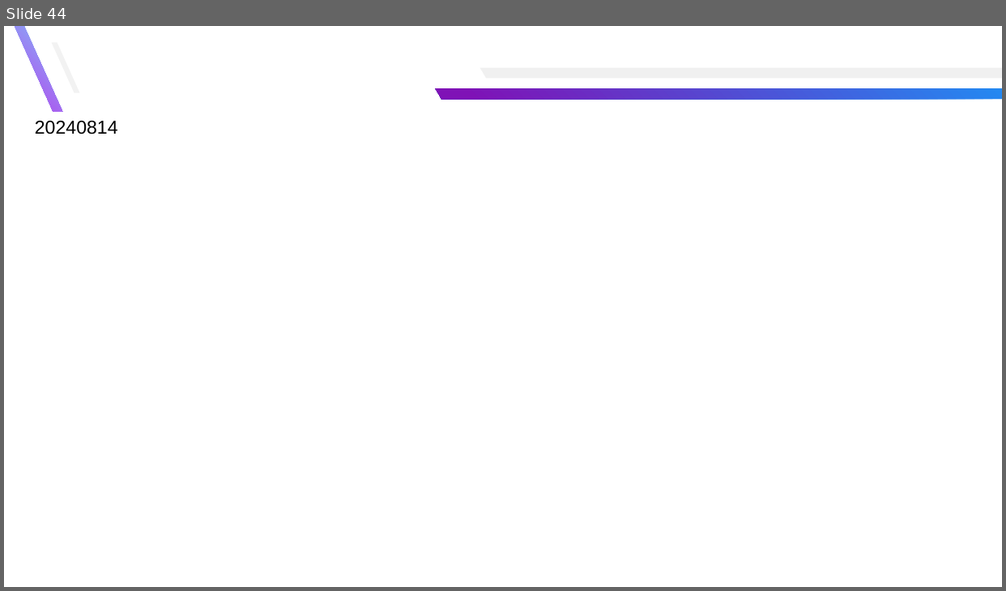
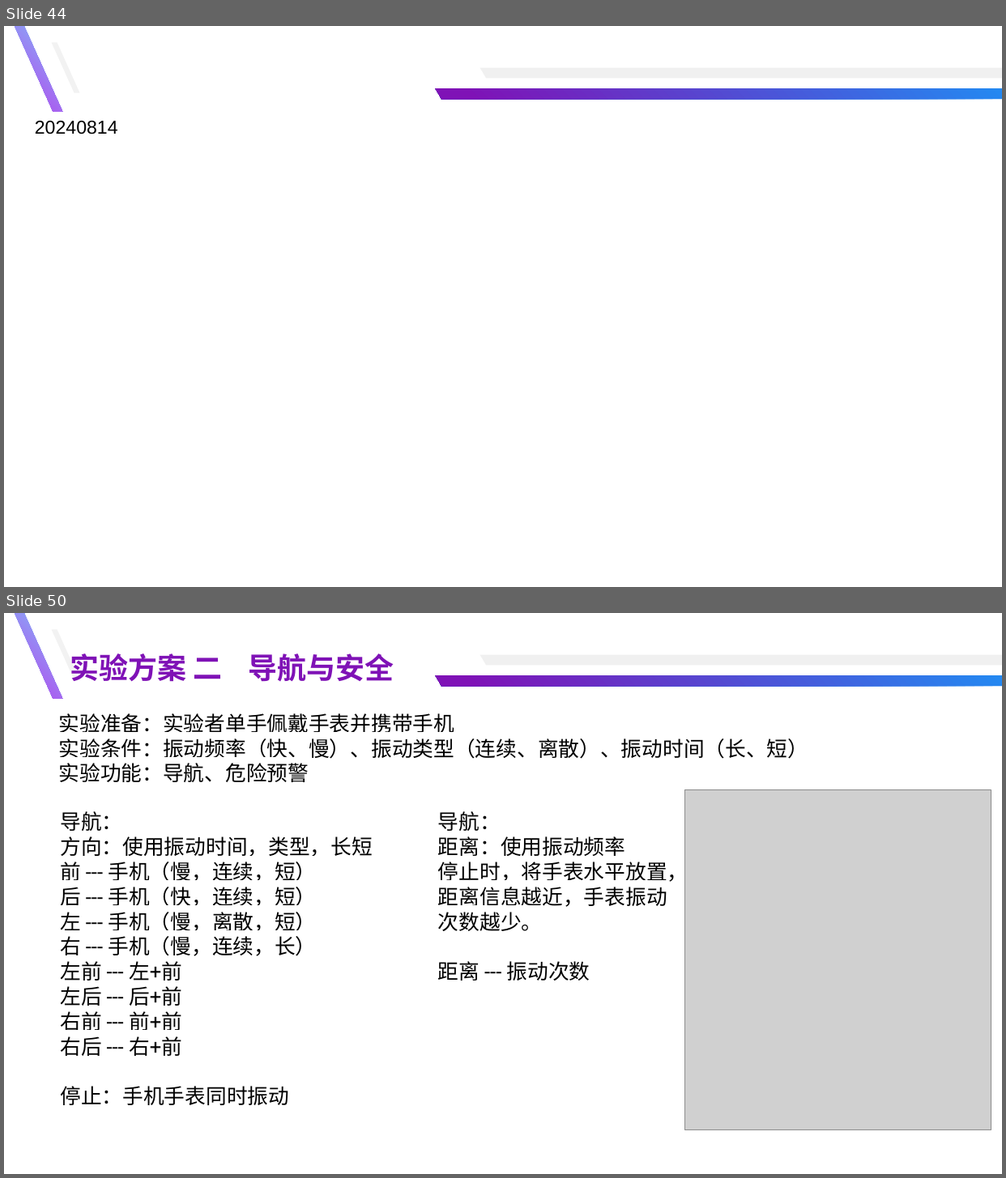
Before and after one commit to yuyongsong/Paper, a slide deck: 总结汇报-余泳松.pptx. Shown one above the other, each under a label of ours: slide 44 before the commit, slides 44 and 50 after it; the slides between them are not shown. The pictures are 1006x591 and 1006x1178 pixels, drawn with LibreOffice and Linux fonts; fonts in the diff are those of the drawing; grey boxes stand for pictures. Boxes give left, top, right and bottom in pixels: in the first picture for what was removed or moved away, otherwise in the second. Text is boxed around its words. In the diff, an @@ line names an element or a change of style, - is before the commit and + after.

```diff
--- a/总结汇报-余泳松.pptx
+++ b/总结汇报-余泳松.pptx
@@ slide 50 added at <box>4,613,1002,1174</box>, background #FFFFFF @@
@@ freeform shape added at <box>15,613,62,699</box>, fill gradient #81BDF8 to #B543ED @@
@@ freeform shape added at <box>52,629,80,679</box>, fill #F2F2F2 @@
@@ text added at <box>70,653,394,682</box>, 28 pt, text #7F12B6, bold @@
+实验方案 二 导航与安全
@@ freeform shape added at <box>480,655,1002,666</box>, fill #F0F0F0 @@
@@ freeform shape added at <box>435,676,1002,687</box>, fill gradient #228AF2 to #7F12B6 @@
@@ text added at <box>59,713,808,782</box>, 20 pt, text #000000 @@
+实验准备：实验者单手佩戴手表并携带手机
+实验条件：振动频率（快、慢）、振动类型（连续、离散）、振动时间（长、短）
+实验功能：导航、危险预警
@@ picture added at <box>685,790,991,1131</box> @@
@@ text added at <box>60,811,373,1105</box>, 20 pt, text #000000 @@
+导航：
+方向：使用振动时间，类型，长短
+前 --- 手机（慢，连续，短）
+后 --- 手机（快，连续，短）
+左 --- 手机（慢，离散，短）
+右 --- 手机（慢，连续，长）
+左前 --- 左+前
+左后 --- 后+前
+右前 --- 前+前
+右后 --- 右+前
+停止：手机手表同时振动
@@ text added at <box>438,811,688,981</box>, 20 pt, text #000000 @@
+导航：
+距离：使用振动频率
+停止时，将手表水平放置，距离信息越近，手表振动次数越少。
+距离 --- 振动次数
```
Also in this commit, not shown: 3 slides changed, 3 other slides added.
